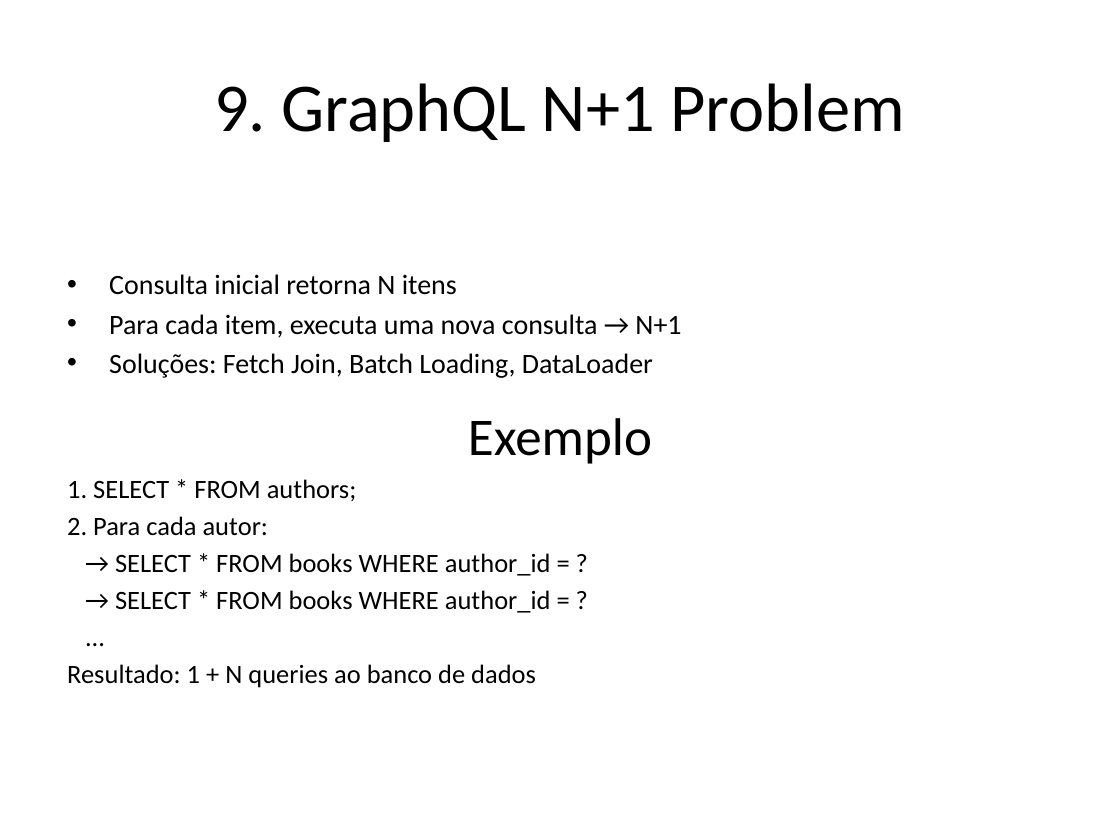
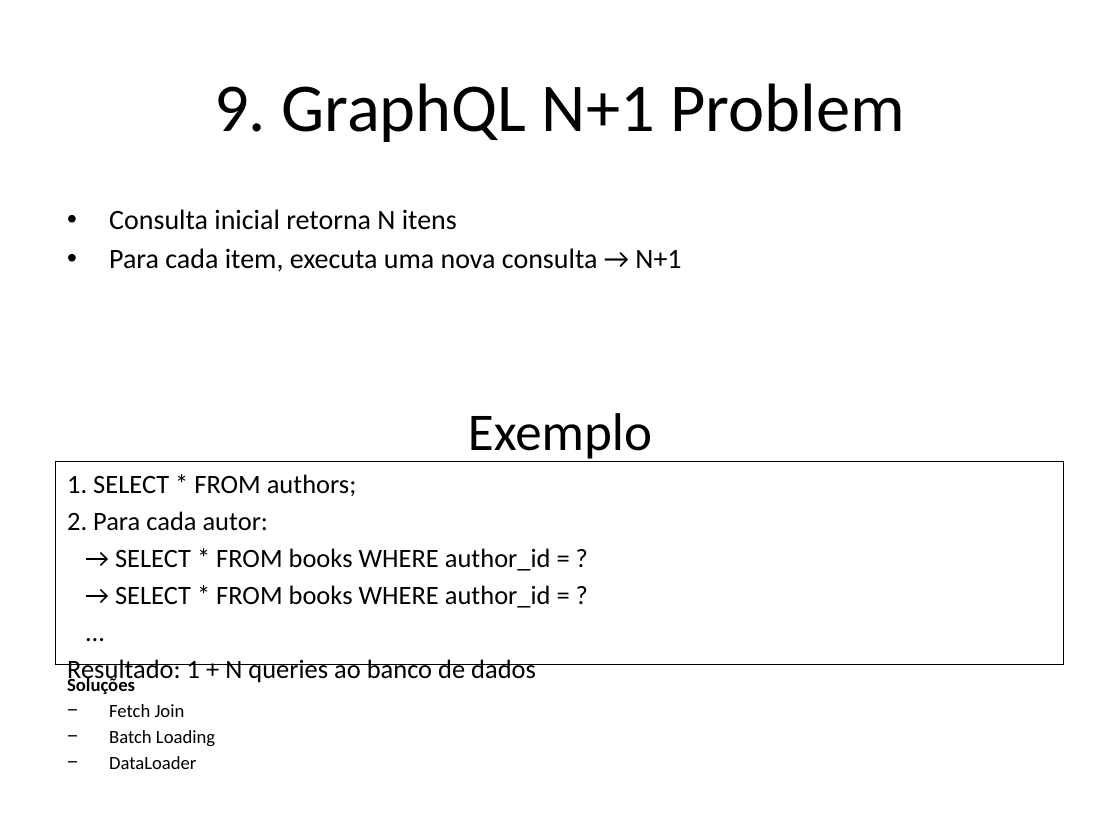
Before and after one commit to pedrobvferreira/graphql, a slide deck: slide 13 of presentation_pt.pptx (slide 11 before the commit). Drawn at 1120x840 pixels with LibreOffice and Linux fonts; fonts in the diff are those of the drawing. Boxes give left, top, right and bottom in pixels: in the first picture for what was removed or moved away, otherwise in the second. Text is boxed around its words. In the diff, an @@ line names an element or a change of style, - is before the commit and + after.

```diff
--- a/presentation_pt.pptx
+++ b/presentation_pt.pptx
@@ text at [109,353,653,378]: paragraph removed @@
-• Soluções: Fetch Join, Batch Loading, DataLoader
@@ text "Exemplo": place and size @@
-text "Exemplo" at [468,418,652,464]
+text "Exemplo" at [468,413,652,462]
@@ rectangle "1. SELECT * FROM authors;": place and size @@
-rectangle "1. SELECT * FROM authors;" at [67,479,551,684]
+rectangle "1. SELECT * FROM authors;" at [56,461,1064,664]
@@ rectangle "1. SELECT * FROM authors;" at [56,461,1064,664]: outline none to #000000 0.75 pt @@
@@ text added at [67,675,215,769], 12 pt, text #000000 @@
+Soluções
+− Fetch Join
+− Batch Loading
+− DataLoader
```
Also in this commit, not shown: 5 other slides changed, 2 slides added, 1 other file.
